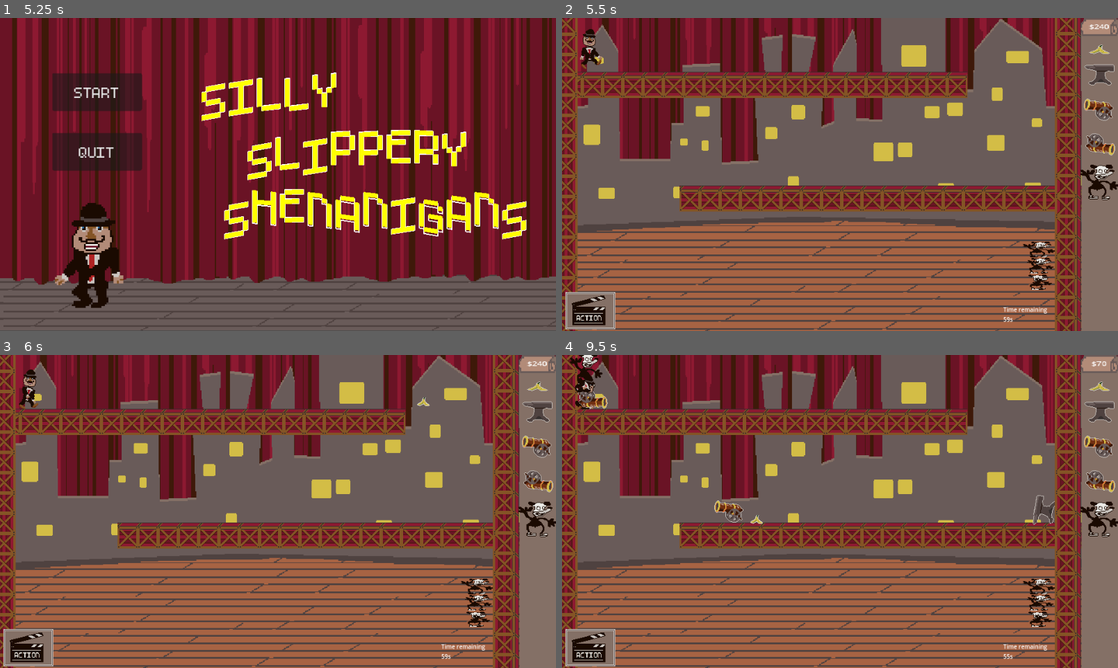
Above: before the commit, frames 1-4 (two rows, left to right).
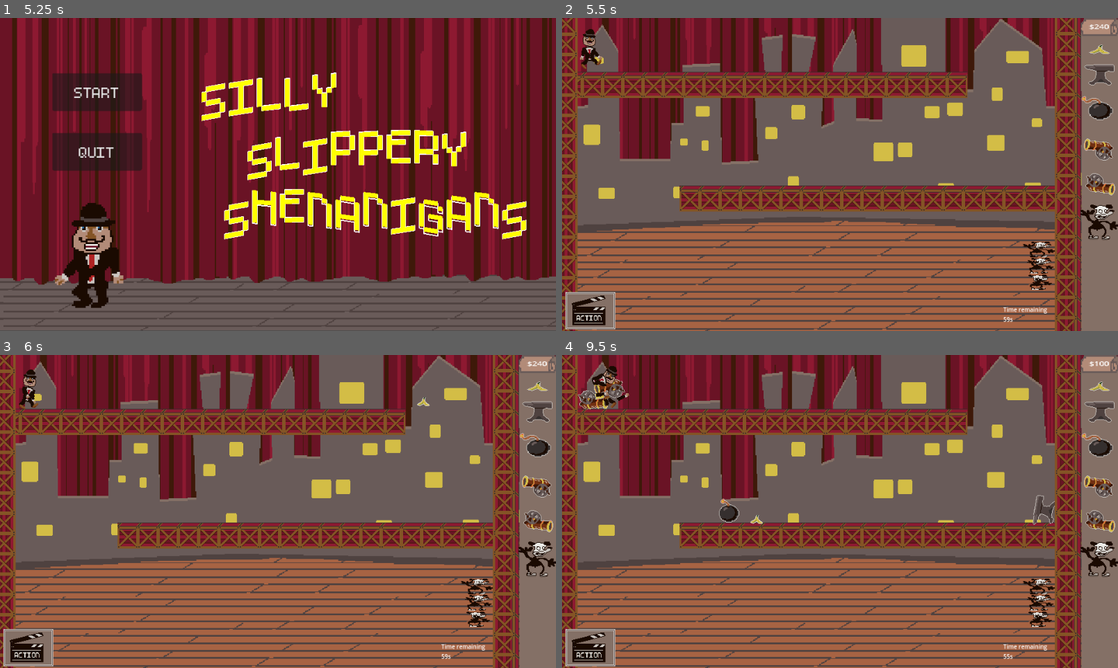
Above: after the commit, the same moments.

Repository: Rotta-Games/slapstick_lemmings
Game: Godot game, scene res://scenes/splash.tscn
Two runs of this game, one before a commit and one after it. Both use one fixed random seed, a clock stepped at 60 frames per second and the inputs below. Sound files missing from this copy of the repository are replaced by a short silence.
Inputs (mouse positions are in pixels of both pictures, inside the frame that each line leads up to):
- Up to frame 1 (5.25 s): tap Enter at 0.5, 2 s; move the mouse to (400, 158) at 0.52 s; hold D 0.53-1.25 s; click (400, 158) at 0.67 s; tap Space at 1.25 s; drag from (166, 190) to (250, 237) at 1.27 s; move the mouse to (333, 105) at 2.02 s; hold D 2.03-2.75 s; click (333, 105) at 2.17 s; drag from (250, 237) to (111, 127) at 2.77 s; click "START" at 3.5 s; click "START" at 4.25 s; move the mouse to (444, 221) at 5.02 s; hold A from 5.03 s (still down); click (444, 221) at 5.17 s
- Up to frame 2 (5.5 s): keep holding A
- Up to frame 3 (6 s): release A at 5.75 s; drag from (539, 386) to (194, 433) at 5.77 s
- Up to frame 4 (9.5 s): move the mouse to (1101, 411) at 6.52 s; hold A 6.53-7.25 s; click (1101, 411) at 6.67 s; drag from (1101, 445) to (728, 527) at 7.27 s; drag from (1101, 483) to (589, 386) at 8.02 s; drag from (1101, 520) to (578, 411) at 8.77 s

Frame 1 is identical in both runs. In frame 2, 1.3% of the frame differs, in the area x 93-100%, y 24-71%; in frame 3, 1.3%; in frame 4, 2.6%, in the area x 1-100%, y 0-71%.

Commit message:
Add bomb to ui

Diff:
--- a/scenes/drag_ui.tscn
+++ b/scenes/drag_ui.tscn
@@ -7,6 +7,7 @@
 [ext_resource type="PackedScene" uid="uid://dhm3olaboa48h" path="res://scenes/props/banana.tscn" id="5_ljk0u"]
 [ext_resource type="PackedScene" uid="uid://d078k3p4ef5wd" path="res://scenes/props/anvil.tscn" id="6_pplb3"]
 [ext_resource type="PackedScene" uid="uid://b0il1v6emjqf5" path="res://scenes/props/cannon.tscn" id="7_kxrc0"]
+[ext_resource type="PackedScene" uid="uid://d4mo5xistq74d" path="res://scenes/props/bommi.tscn" id="7_ny4io"]
 [ext_resource type="Texture2D" uid="uid://bavw3phktgm06" path="res://assets/gfx/stem_boot_willy.png" id="8_3p80j"]
 [ext_resource type="PackedScene" uid="uid://cydjsftkpev4n" path="res://scenes/props/piemaster.tscn" id="9_6ekye"]
 
@@ -17,6 +18,10 @@
 [sub_resource type="AtlasTexture" id="AtlasTexture_hhbv6"]
 atlas = ExtResource("3_x7hdy")
 region = Rect2(122.38, 17.1914, 74.1747, 51.7823)
+
+[sub_resource type="AtlasTexture" id="AtlasTexture_8md1n"]
+atlas = ExtResource("3_x7hdy")
+region = Rect2(639.968, 0.173983, 62.7167, 65.9093)
 
 [sub_resource type="AtlasTexture" id="AtlasTexture_30rxl"]
 atlas = ExtResource("3_x7hdy")
@@ -86,6 +91,13 @@
 item_scene = ExtResource("6_pplb3")
 price = 30
 
+[node name="Bombi" type="TextureRect" parent="ColorRect/ItemContainer"]
+layout_mode = 2
+texture = SubResource("AtlasTexture_8md1n")
+script = ExtResource("4_h6p6o")
+item_scene = ExtResource("7_ny4io")
+price = 10
+
 [node name="Kannuuna" type="TextureRect" parent="ColorRect/ItemContainer"]
 layout_mode = 2
 texture = SubResource("AtlasTexture_30rxl")
--- a/scenes/props/bommi.gd
+++ b/scenes/props/bommi.gd
@@ -1,22 +1,13 @@
 extends RigidBody2D
 
 
-# Called when the node enters the scene tree for the first time.
-func _ready():
-	pass # Replace with function body.
-
-
-# Called every frame. 'delta' is the elapsed time since the previous frame.
-func _process(delta):
-	pass
-
-
 func _on_timer_timeout():
-	$AnimatedSprite2D.play("boom")
-
-
-
-func _on_animated_sprite_2d_animation_finished():
 	var tween = get_tree().create_tween()
 	tween.tween_property($CollisionShape2D.shape, "radius", 100, 0.1)
 	tween.tween_callback(self.queue_free)
+
+
+func _input(event):
+	if event is InputEventMouseButton and not event.pressed:
+		$AnimatedSprite2D.play("boom")
+		$Timer.start()
--- a/scenes/props/bommi.tscn
+++ b/scenes/props/bommi.tscn
@@ -40,18 +40,19 @@
 }],
 "loop": false,
 "name": &"boom",
-"speed": 20.0
+"speed": 1.0
 }, {
 "frames": [{
 "duration": 1.0,
-"texture": SubResource("AtlasTexture_j247d")
+"texture": SubResource("AtlasTexture_45bw7")
 }],
 "loop": true,
 "name": &"idle",
-"speed": 5.0
+"speed": 1.0
 }]
 
 [sub_resource type="CircleShape2D" id="CircleShape2D_j8nh1"]
+resource_local_to_scene = true
 radius = 16.2788
 
 [node name="Bommi" type="RigidBody2D"]
@@ -59,7 +60,7 @@
 
 [node name="AnimatedSprite2D" type="AnimatedSprite2D" parent="."]
 sprite_frames = SubResource("SpriteFrames_srw06")
-animation = &"idle"
+animation = &"boom"
 
 [node name="CollisionShape2D" type="CollisionShape2D" parent="."]
 shape = SubResource("CircleShape2D_j8nh1")
@@ -67,7 +68,5 @@
 [node name="Timer" type="Timer" parent="."]
 wait_time = 3.0
 one_shot = true
-autostart = true
 
-[connection signal="animation_finished" from="AnimatedSprite2D" to="." method="_on_animated_sprite_2d_animation_finished"]
 [connection signal="timeout" from="Timer" to="." method="_on_timer_timeout"]
Not shown: 1 places in scenes/drag_ui.tscn that only renumber resources
Not shown: 1 places in scenes/props/bommi.tscn that only renumber resources
